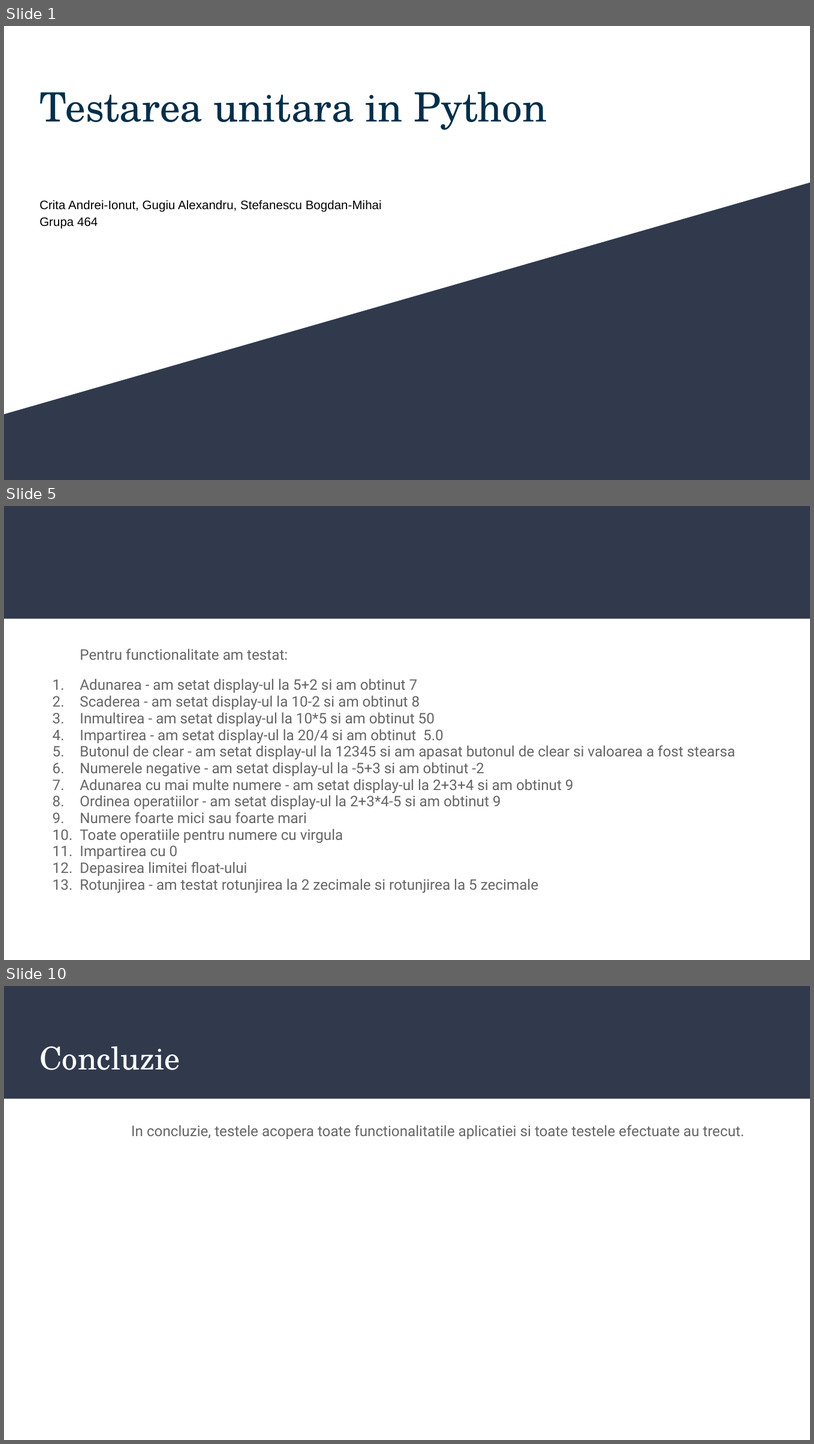
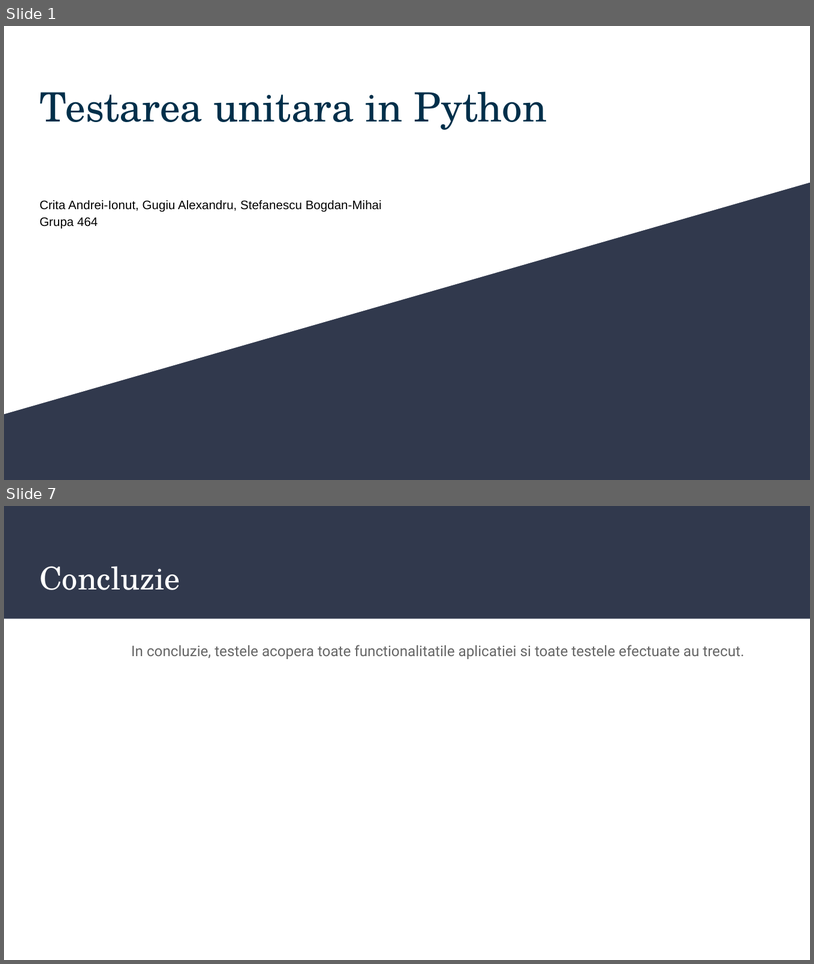
Before and after one commit to Bogdanstef20/ProiectTSS, a slide deck: Prezentare_TSS.pptx. Shown one above the other, each under a label of ours: slides 1, 5 and 10 before the commit, slides 1 and 7 after it; the slides between them are not shown. The pictures are 814x1444 and 814x964 pixels, drawn with LibreOffice and Linux fonts; fonts in the diff are those of the drawing. Boxes give left, top, right and bottom in pixels: in the first picture for what was removed or moved away, otherwise in the second. Text is boxed around its words. In the diff, an @@ line names an element or a change of style, - is before the commit and + after.

```diff
--- a/Prezentare_TSS.pptx
+++ b/Prezentare_TSS.pptx
@@ slide 5 removed at (x1=4, y1=506, x2=810, y2=960), background #FFFFFF; not listed: 1 template element that a slide beside it also shows @@
@@ text removed at (x1=80, y1=648, x2=735, y2=892) @@
-Pentru functionalitate am testat:
-1. Adunarea - am setat display-ul la 5+2 si am obtinut 7
-2. Scaderea - am setat display-ul la 10-2 si am obtinut 8
-3. Inmultirea - am setat display-ul la 10*5 si am obtinut 50
-4. Impartirea - am setat display-ul la 20/4 si am obtinut 5.0
-5. Butonul de clear - am setat display-ul la 12345 si am apasat butonul de clear si valoarea a fost stearsa
-6. Numerele negative - am setat display-ul la -5+3 si am obtinut -2
-7. Adunarea cu mai multe numere - am setat display-ul la 2+3+4 si am obtinut 9
-8. Ordinea operatiilor - am setat display-ul la 2+3*4-5 si am obtinut 9
-9. Numere foarte mici sau foarte mari
-10. Toate operatiile pentru numere cu virgula
-11. Impartirea cu 0
-12. Depasirea limitei float-ului
-13. Rotunjirea - am testat rotunjirea la 2 zecimale si rotunjirea la 5 zecimale
@@ what was slide 10 is now slide 7 @@
```
Also in this commit, not shown: 1 slide changed, 4 slides added, 6 other slides removed.
